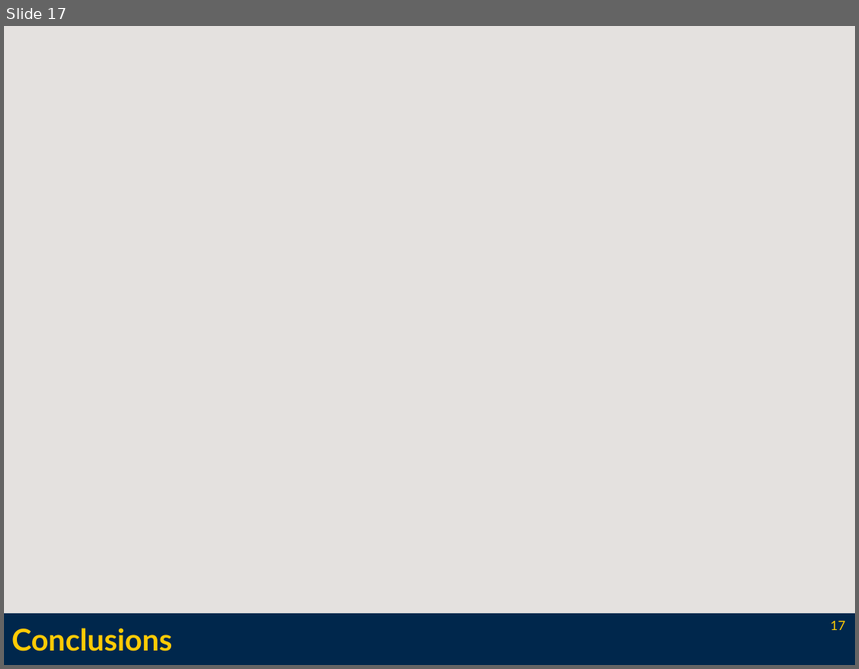
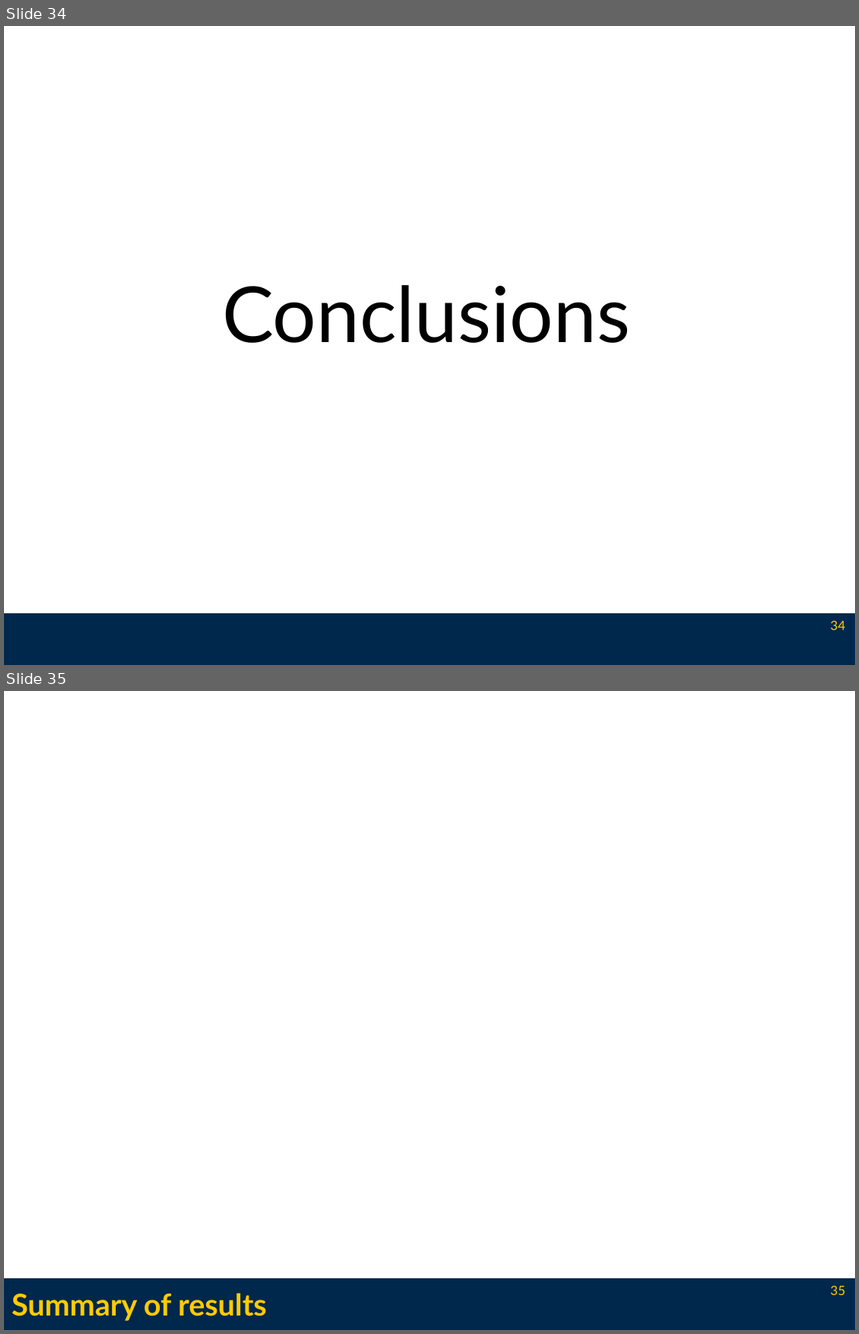
Before and after one commit to l3enny/dissertation, a slide deck: defense/presentation.odp. Shown one above the other, each under a label of ours: slide 17 before the commit, slides 34 and 35 after it. The pictures are 859x669 and 859x1334 pixels, drawn with LibreOffice and Linux fonts; fonts in the diff are those of the drawing. Boxes give left, top, right and bottom in pixels: in the first picture for what was removed or moved away, otherwise in the second. Text is boxed around its words. In the diff, an @@ line names an element or a change of style, - is before the commit and + after.

```diff
--- a/defense/presentation.odp
+++ b/defense/presentation.odp
@@ slide 35 added at (4,691,855,1330), background #FFFFFF; not listed: 1 template element that a slide beside it also shows @@
@@ title added at (12,1293,267,1321), 28 pt, text #FFCB05, bold @@
+Summary of results
@@ page number added at (831,1285,846,1295), 12 pt, text #FFCB05 @@
+35
@@ what was slide 17 is now slide 34 @@
@@ slide 34 changed as well @@
@@ background #E4E1DF to #FFFFFF @@
@@ text "Conclusions": place and size @@
-text "Conclusions" at (12,628,172,651)
+text "Conclusions" at (222,285,630,343)
@@ text "Conclusions" at (222,285,630,343): size 28 to 72 pt, text colour #FFCB05 to #000000, bold off; alignment left to centre; vertical alignment middle to top @@
@@ page number at (831,620,846,630): text changed @@
-17
+34
```
Also in this commit, not shown: 16 other slides changed, 22 other slides added, 2 slides removed, 13 other files.
